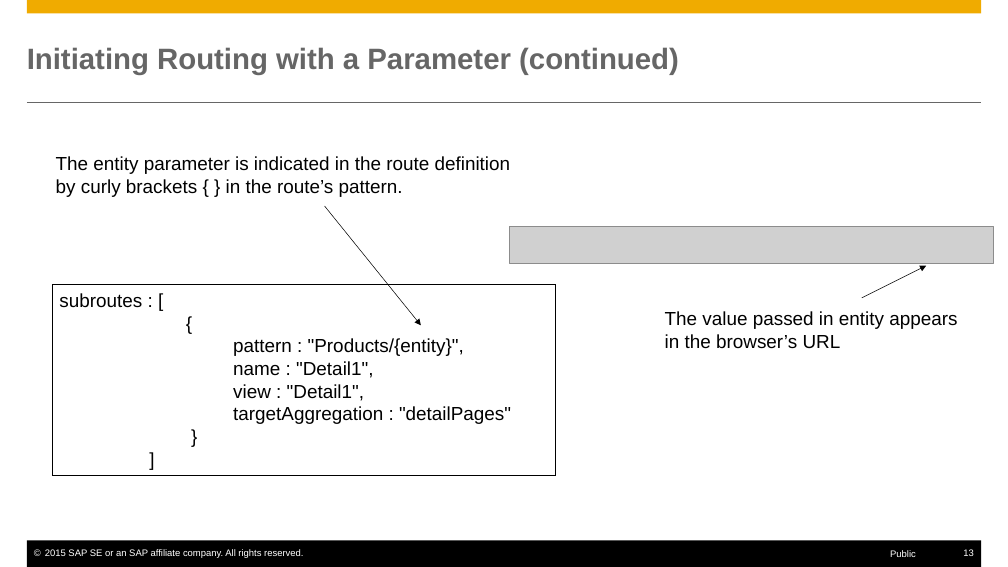
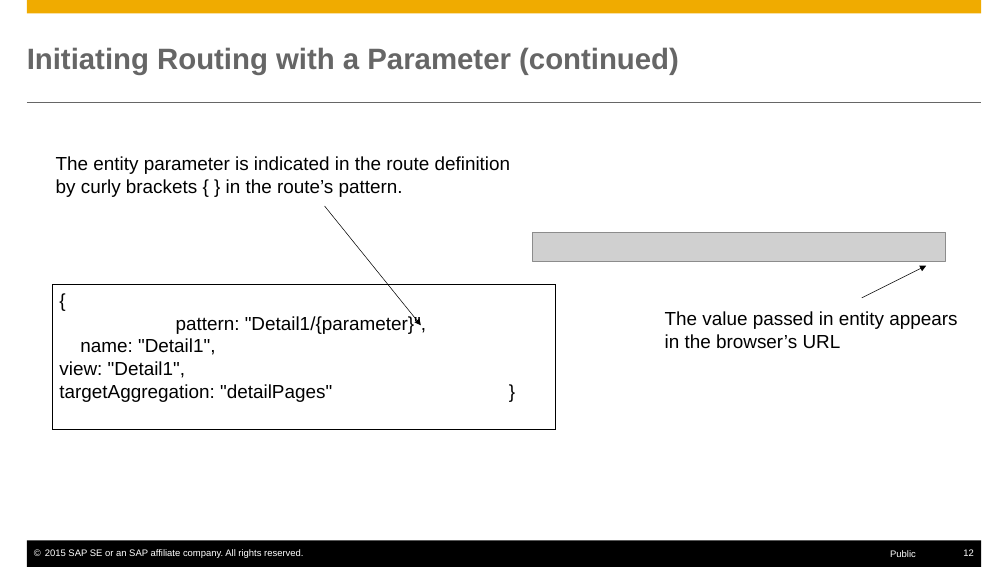
Before and after one commit to rosshigh/UI5, a slide deck: slide 12 of Notes/SAPUI5-Routing.pptx (slide 13 before the commit). Drawn at 1008x567 pixels with LibreOffice and Linux fonts; fonts in the diff are those of the drawing; grey boxes stand for pictures. Boxes give left, top, right and bottom in pixels: in the first picture for what was removed or moved away, otherwise in the second. Text is boxed around its words. In the diff, an @@ line names an element or a change of style, - is before the commit and + after.

```diff
--- a/Notes/SAPUI5-Routing.pptx
+++ b/Notes/SAPUI5-Routing.pptx
@@ picture: place and size @@
-picture at bbox=[509, 227, 994, 264]
+picture at bbox=[532, 232, 945, 261]
@@ rectangle "{": place and size @@
-rectangle "{" at bbox=[52, 285, 556, 475]
+rectangle "{" at bbox=[52, 285, 556, 430]
@@ text in rectangle at bbox=[59, 293, 142, 308]: paragraph removed @@
-subroutes : [
@@ text in rectangle at bbox=[59, 315, 426, 402]: text changed @@
-pattern : "Products/{entity}",
-name : "Detail1",
-view : "Detail1",
-targetAggregation : "detailPages"
-}
-]
+pattern: "Detail1/{parameter}", name: "Detail1", view: "Detail1", targetAggregation: "detailPages" }
```
Also in this commit, not shown: 8 other slides changed, 1 slide removed, 6 other files.
